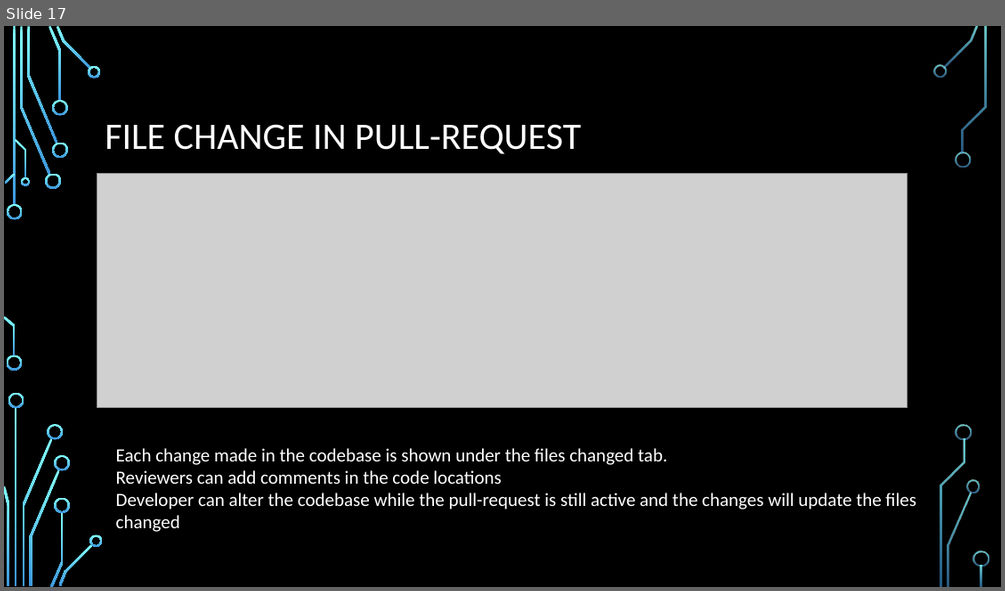
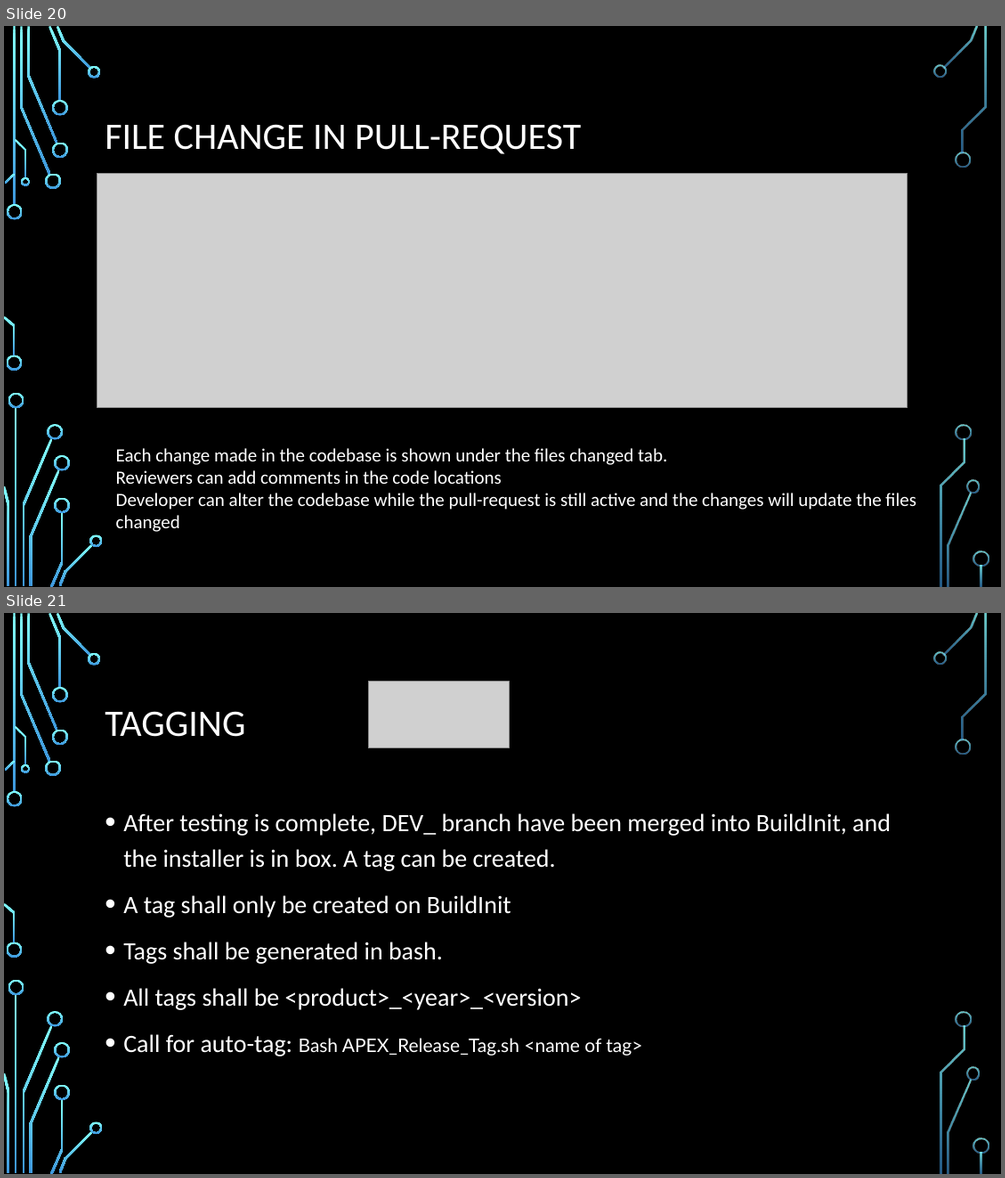
Before and after one commit to Ndig-BRO/DEV_training, a slide deck: BREAULT SWD TRAINING.pptx. Shown one above the other, each under a label of ours: slide 17 before the commit, slides 20 and 21 after it. The pictures are 1005x591 and 1005x1178 pixels, drawn with LibreOffice and Linux fonts; fonts in the diff are those of the drawing; grey boxes stand for pictures; background and template pictures are left out. Boxes give left, top, right and bottom in pixels: in the first picture for what was removed or moved away, otherwise in the second. Text is boxed around its words. In the diff, an @@ line names an element or a change of style, - is before the commit and + after.

```diff
--- a/BREAULT SWD TRAINING.pptx
+++ b/BREAULT SWD TRAINING.pptx
@@ slide 21 added at box(4, 613, 1001, 1174), background picture (left out); not listed: 36 template elements that a slide beside it also shows @@
@@ picture added at box(368, 681, 509, 748) @@
@@ title added at box(105, 711, 245, 737), 36 pt, text #FFFFFF @@
+TAGGING
@@ text added at box(123, 813, 890, 1056), 24 pt, text #FFFFFF @@
+• After testing is complete, DEV_ branch have been merged into BuildInit, and the installer is in box. A tag can be created.
+• A tag shall only be created on BuildInit
+• Tags shall be generated in bash.
+• All tags shall be <product>_<year>_<version>
+• Call for auto-tag: Bash APEX_Release_Tag.sh <name of tag>
@@ what was slide 17 is now slide 20 @@
```
Also in this commit, not shown: 6 slides changed, 3 other slides added.
